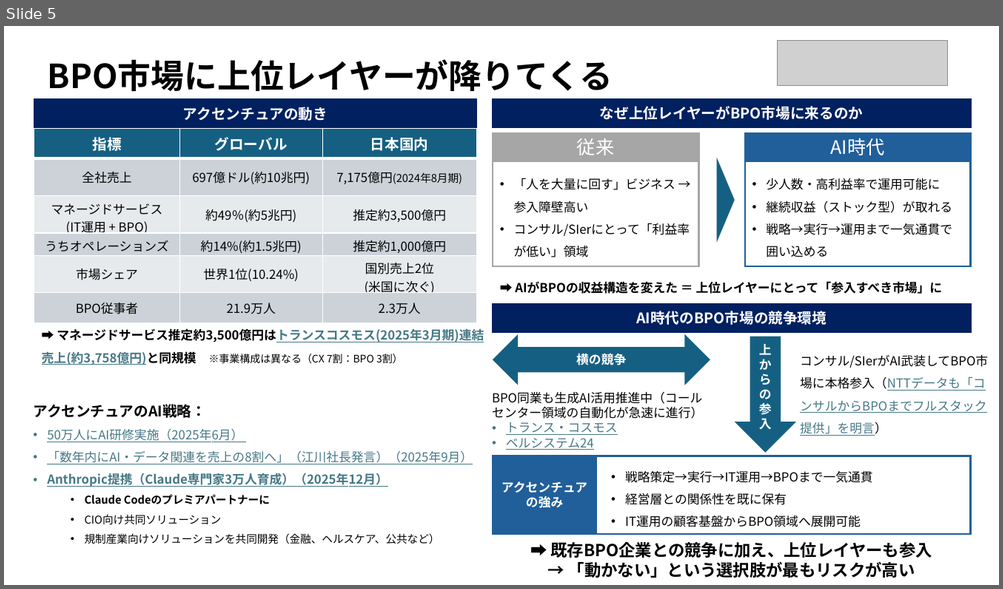
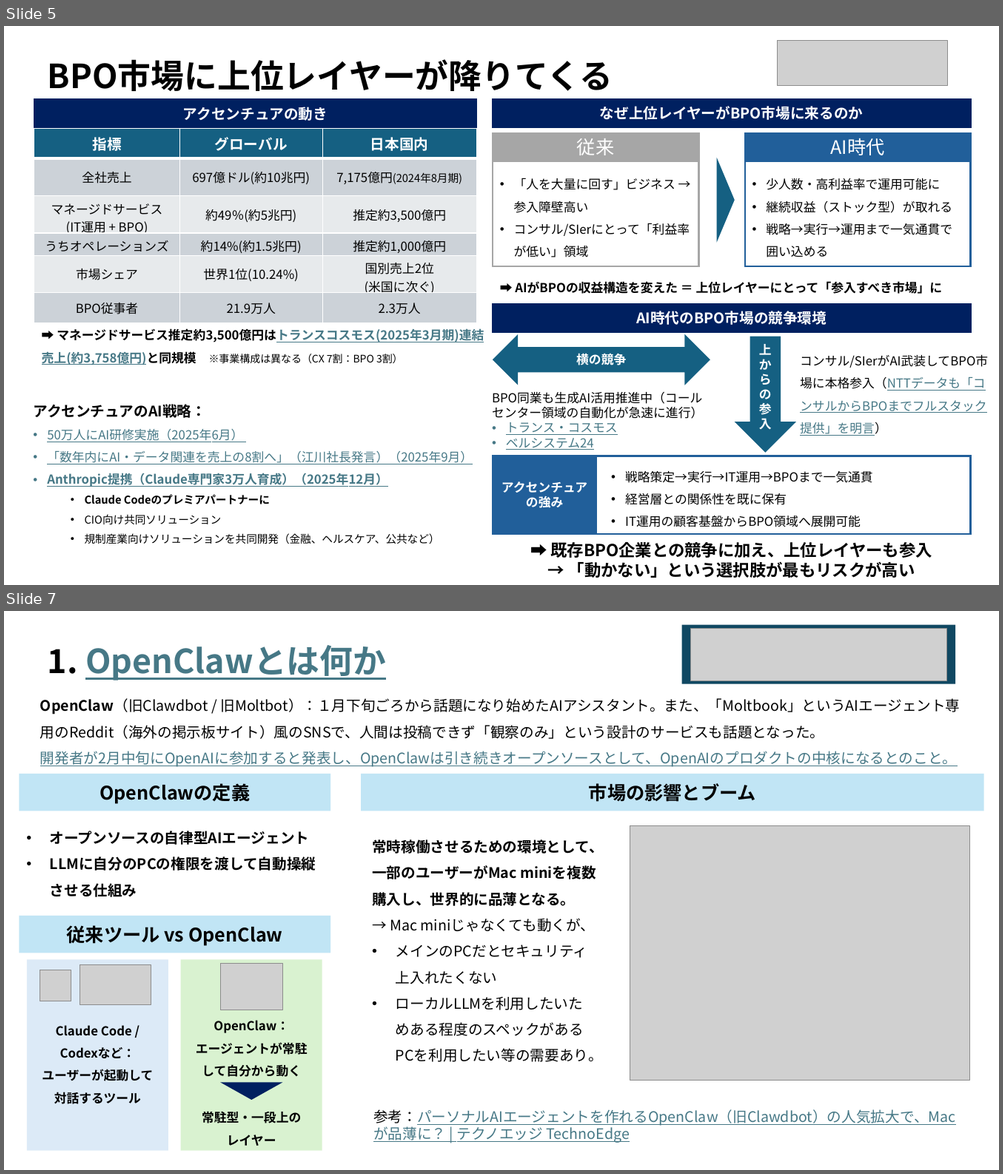
Before and after one commit to haits812/skills, a slide deck: プレゼンテーション1.pptx. Shown one above the other, each under a label of ours: slide 5 before the commit, slides 5 and 7 after it; the slides between them are not shown. The pictures are 1003x589 and 1003x1174 pixels, drawn with LibreOffice and Linux fonts; fonts in the diff are those of the drawing; grey boxes stand for pictures. Boxes give left, top, right and bottom in pixels: in the first picture for what was removed or moved away, otherwise in the second. Text is boxed around its words. In the diff, an @@ line names an element or a change of style, - is before the commit and + after.

```diff
--- a/プレゼンテーション1.pptx
+++ b/プレゼンテーション1.pptx
@@ slide 7 added at (4, 611, 999, 1170), background #FFFFFF @@
@@ rectangle added at (681, 625, 956, 684), fill #104862 @@
@@ picture added at (691, 628, 946, 681) @@
@@ text added at (48, 645, 386, 681), 32 pt, text #467886, bold, underline @@
+1. OpenClawとは何か
@@ text added at (40, 698, 959, 767), 14 pt, text #000000 @@
+OpenClaw（旧Clawdbot / 旧Moltbot）：１月下旬ごろから話題になり始めたAIアシスタント。また、「Moltbook」というAIエージェント専用のReddit（海外の掲示板サイト）風のSNSで、人間は投稿できず「観察のみ」という設計のサービスも話題となった。
+開発者が2月中旬にOpenAIに参加すると発表し、OpenClawは引き続きオープンソースとして、OpenAIのプロダクトの中核になるとのこと。
@@ rectangle added at (19, 774, 330, 811), fill #C1E5F5, 18 pt, text #000000, bold @@
+OpenClawの定義
@@ rectangle added at (361, 774, 984, 811), fill #C1E5F5, 18 pt, text #000000, bold @@
+市場の影響とブーム
@@ text added at (50, 831, 310, 845), 14 pt, text #000000, bold @@
+• オープンソースの自律型AIエージェント
+• LLMに自分のPCの権限を渡して自動操縦させる仕組み
@@ picture added at (630, 826, 970, 1080) @@
@@ text added at (372, 840, 603, 1062), 14 pt, text #000000 @@
+常時稼働させるための環境として、一部のユーザーがMac miniを複数購入し、世界的に品薄となる。
+→ Mac miniじゃなくても動くが、
+• メインのPCだとセキュリティ上入れたくない
+• ローカルLLMを利用したいためある程度のスペックがあるPCを利用したい等の需要あり。
@@ rectangle added at (19, 916, 330, 954), fill #C1E5F5, 18 pt, text #000000, bold @@
+従来ツール vs OpenClaw
@@ rectangle added at (27, 960, 169, 1151), fill #DCEAF7 @@
@@ picture added at (80, 965, 151, 1005) @@
@@ rectangle added at (181, 960, 323, 1151), fill #D9F2D0 @@
@@ picture added at (220, 963, 283, 1010) @@
@@ picture added at (40, 971, 71, 1001) @@
@@ text added at (42, 1025, 153, 1105), 12 pt, text #000000, bold @@
+Claude Code / Codexなど：
+ユーザーが起動して
+対話するツール
@@ text added at (196, 1020, 307, 1077), 12 pt, text #000000, bold @@
+OpenClaw：
+エージェントが常駐して自分から動く
@@ triangle added at (220, 1082, 283, 1099), fill #002060 @@
@@ text added at (202, 1111, 301, 1146), 12 pt, text #000000, bold @@
+常駐型・一段上の
+レイヤー
@@ text added at (373, 1110, 956, 1143), 14 pt, text #467886, underline @@
+参考：パーソナルAIエージェントを作れるOpenClaw（旧Clawdbot）の人気拡大で、Macが品薄に？ | テクノエッジ TechnoEdge
```
Also in this commit, not shown: 5 other slides added.
